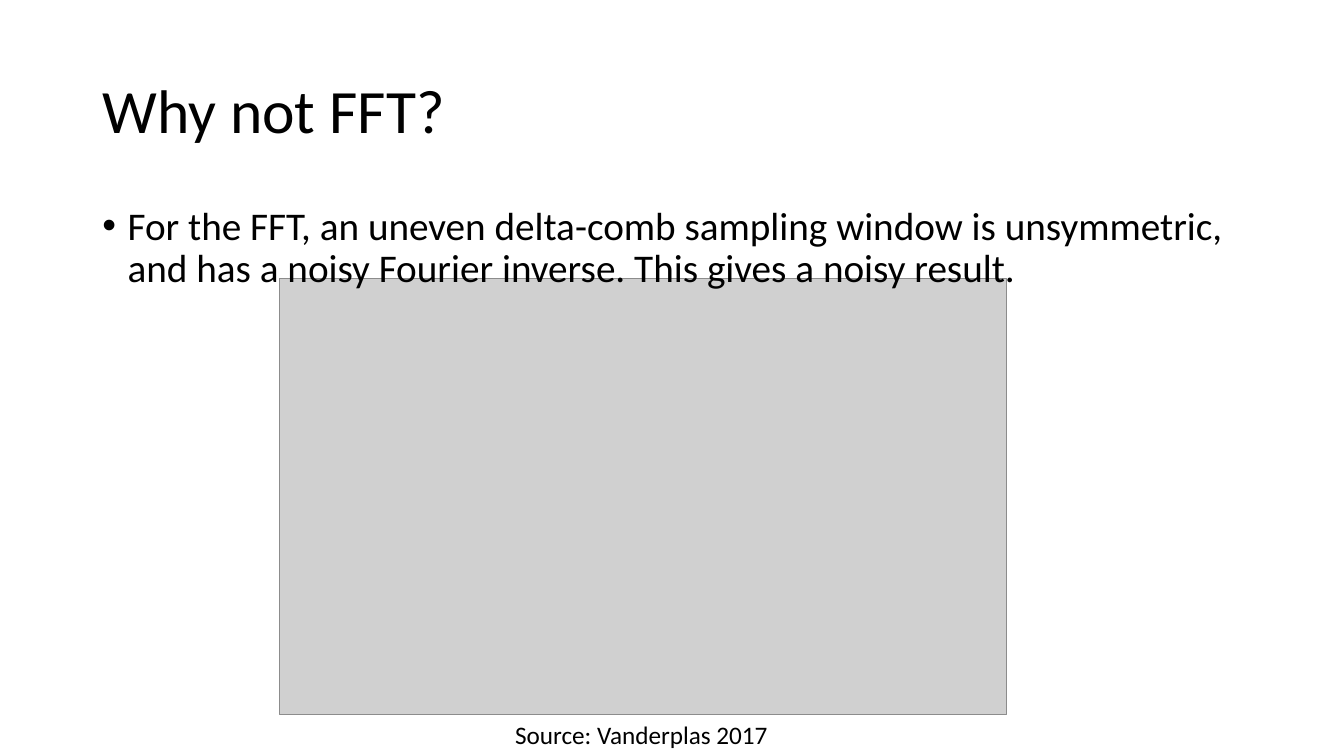
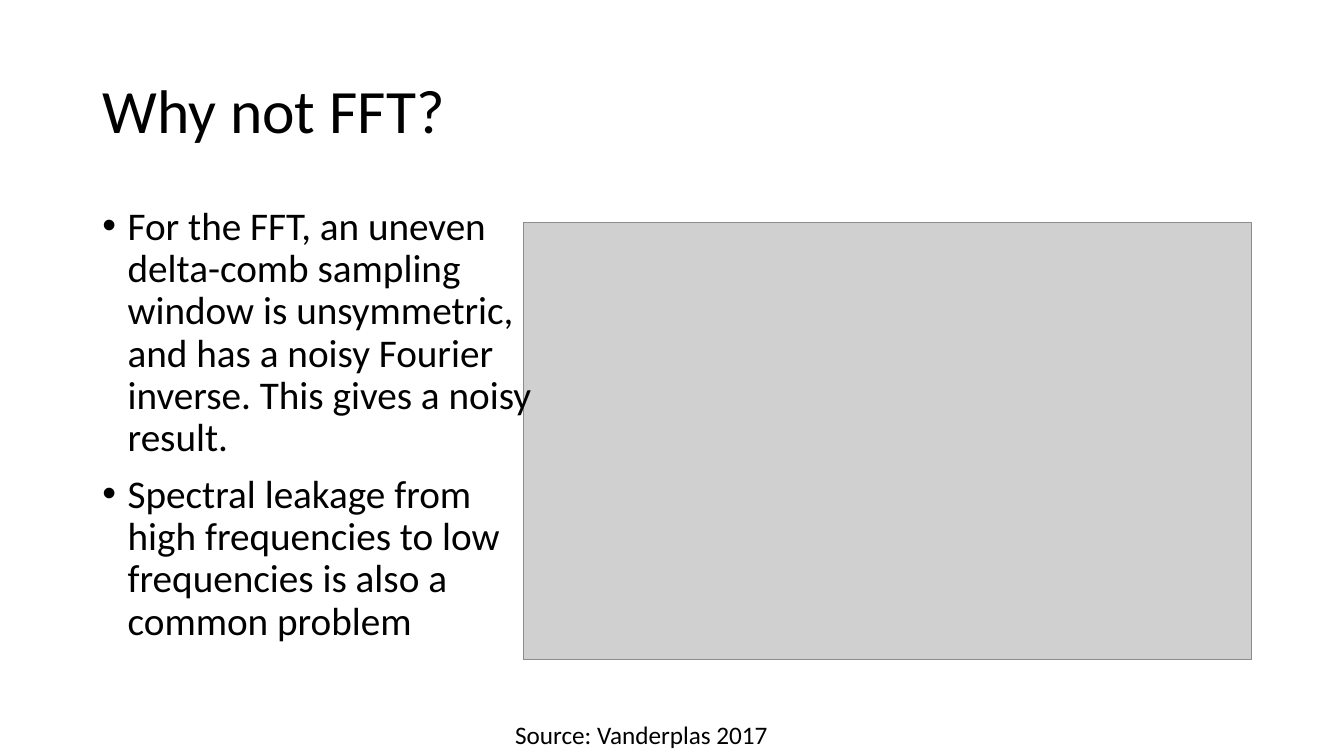
Before and after one commit to Tsintsuntsini/PHYS_581, a slide deck: slide 5 of Presentation2/The Lomb-Scargle Algorithm-v2.pptx (slide 4 before the commit). Drawn at 1344x756 pixels with LibreOffice and Linux fonts; fonts in the diff are those of the drawing; grey boxes stand for pictures. Boxes give left, top, right and bottom in pixels: in the first picture for what was removed or moved away, otherwise in the second. Text is boxed around its words. In the diff, an @@ line names an element or a change of style, - is before the commit and + after.

```diff
--- a/Presentation2/The Lomb-Scargle Algorithm-v2.pptx
+++ b/Presentation2/The Lomb-Scargle Algorithm-v2.pptx
@@ picture: place and size @@
-picture at (279, 278, 1007, 715)
+picture at (524, 223, 1252, 659)
@@ text at (128, 480, 499, 642): paragraph added @@
+• Spectral leakage from high frequencies to low frequencies is also a common problem
```
Also in this commit, not shown: 1 other slide changed.
